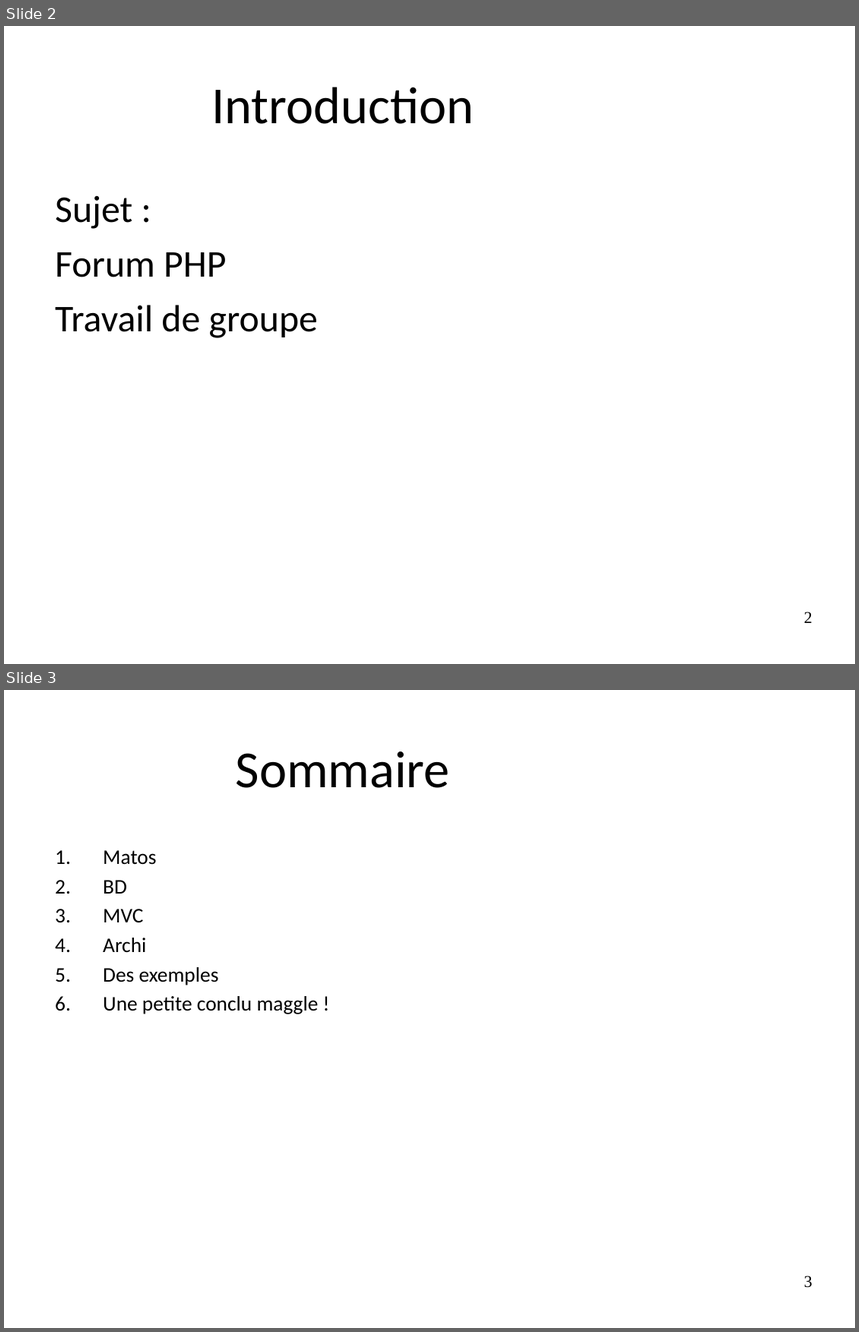
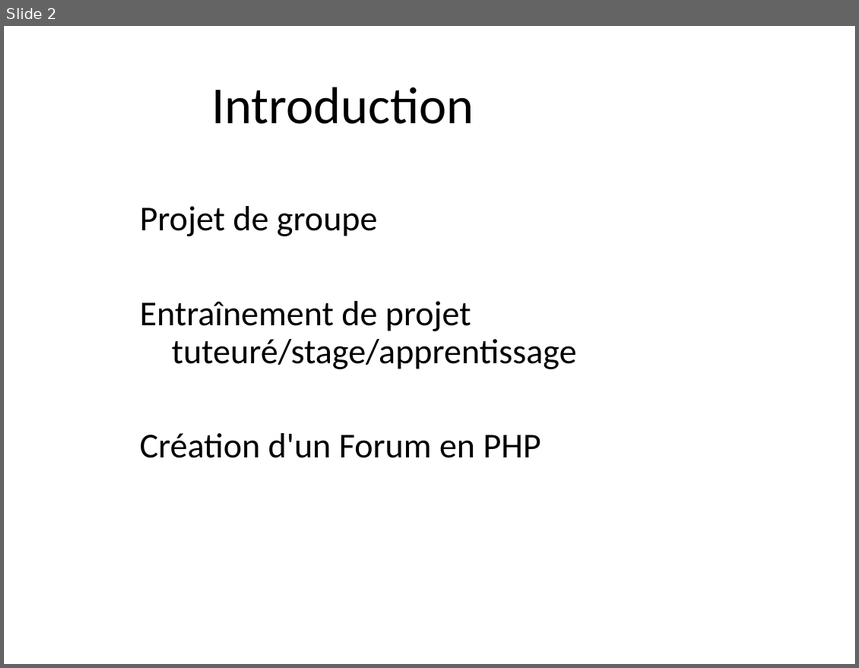
Before and after one commit to CauzYolo/Forum, a slide deck: Forum_V4/Forum.odp. Shown one above the other, each under a label of ours: slides 2 and 3 before the commit, slide 2 after it. The pictures are 859x1332 and 859x668 pixels, drawn with LibreOffice and Linux fonts; fonts in the diff are those of the drawing; background and template pictures are left out. Boxes give left, top, right and bottom in pixels: in the first picture for what was removed or moved away, otherwise in the second. Text is boxed around its words. In the diff, an @@ line names an element or a change of style, - is before the commit and + after.

```diff
--- a/Forum_V4/Forum.odp
+++ b/Forum_V4/Forum.odp
@@ slide 3 removed at [4,690,855,1328], background #FFFFFF @@
@@ title removed at [236,752,450,788] @@
-Sommaire
@@ text removed at [103,850,319,1015] @@
-1. Matos
-2. BD
-3. MVC
-4. Archi
-5. Des exemples
-6. Une petite conclu maggle !
@@ page number removed at [804,1276,813,1288] @@
-3
@@ slide 2 changed as well @@
@@ text at [140,206,577,458]: text changed; size 32 to 29.6 pt @@
-Sujet :
-Forum PHP
-Travail de groupe
+Projet de groupe
+Entraînement de projet tuteuré/stage/apprentissage
+Création d'un Forum en PHP
@@ page number removed at [804,612,813,623] @@
-2
```
Also in this commit, not shown: 8 other slides changed, 1 slide added, 8 other files.
